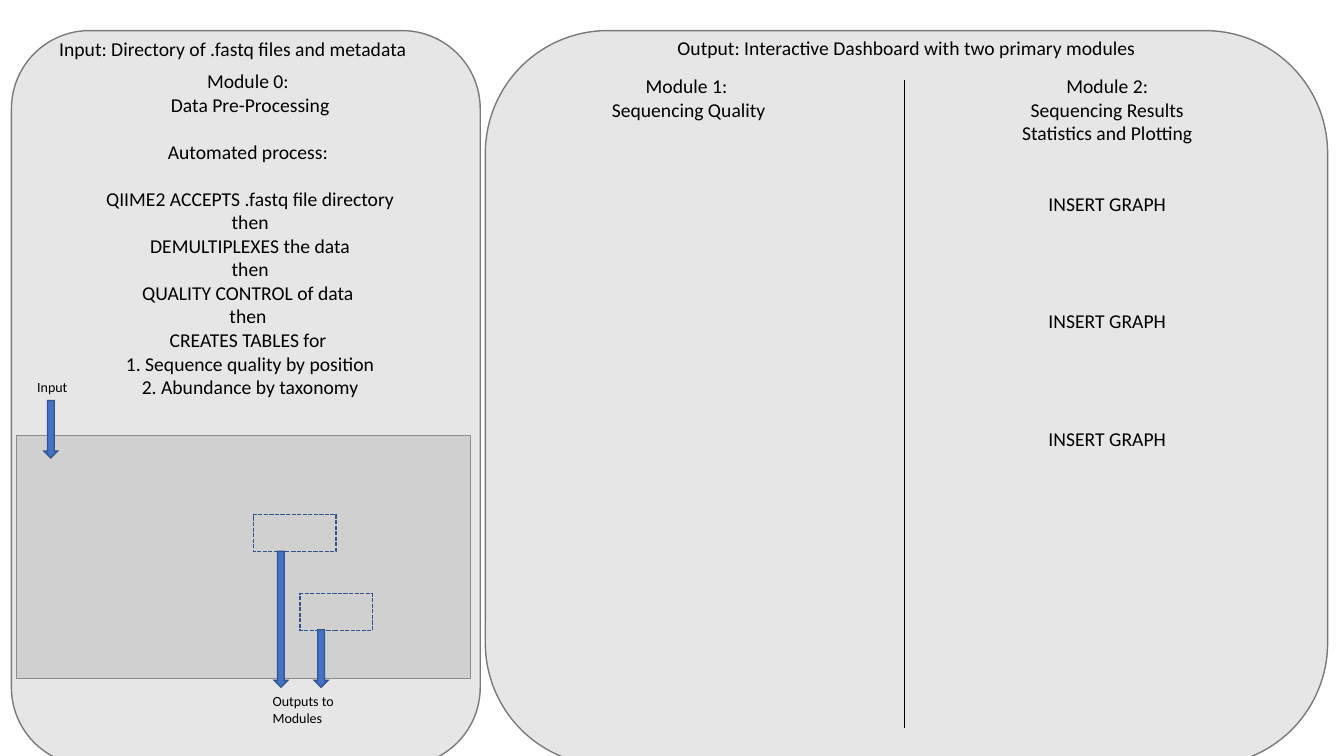
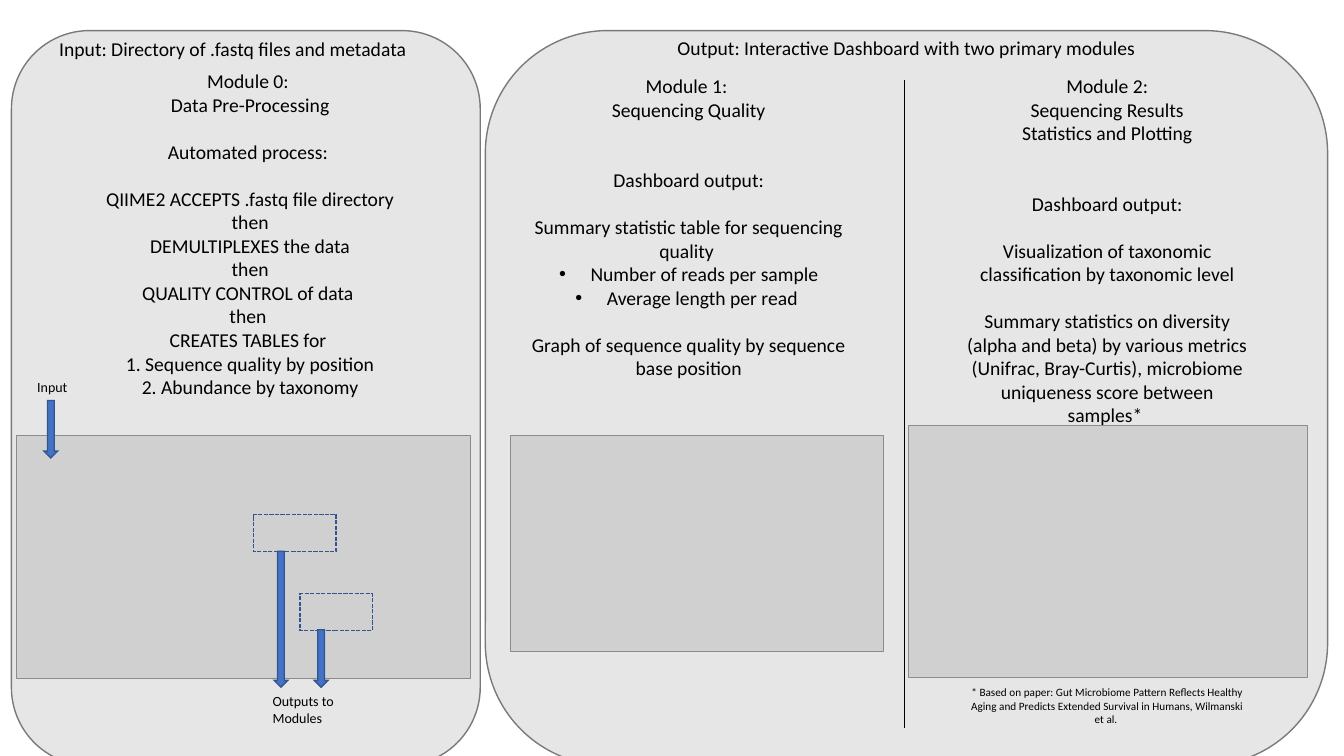
Before and after one commit to FastQCS3-direct/fastqcs3, a slide deck: slide 1 of doc/component_doc.pptx. Drawn at 1344x756 pixels with LibreOffice and Linux fonts; fonts in the diff are those of the drawing; grey boxes stand for pictures. Boxes give left, top, right and bottom in pixels: in the first picture for what was removed or moved away, otherwise in the second. Text is boxed around its words. In the diff, an @@ line names an element or a change of style, - is before the commit and + after.

Commit message:
Finished up component specification doc

```diff
--- a/doc/component_doc.pptx
+++ b/doc/component_doc.pptx
@@ text at (x1=532, y1=173, x2=845, y2=378): paragraphs added @@
+Dashboard output:
+Summary statistic table for sequencing quality
+• Number of reads per sample
+• Average length per read
+Graph of sequence quality by sequence base position
@@ text at (x1=967, y1=197, x2=1247, y2=723): text changed @@
-INSERT GRAPH
-INSERT GRAPH
-INSERT GRAPH
+Dashboard output:
+Visualization of taxonomic classification by taxonomic level
+Summary statistics on diversity (alpha and beta) by various metrics (Unifrac, Bray-Curtis), microbiome uniqueness score between samples*
+* Based on paper: Gut Microbiome Pattern Reflects Healthy Aging and Predicts Extended Survival in Humans, Wilmanski et al.
@@ picture added at (x1=510, y1=437, x2=884, y2=652) @@
@@ picture added at (x1=909, y1=425, x2=1308, y2=678) @@
```
